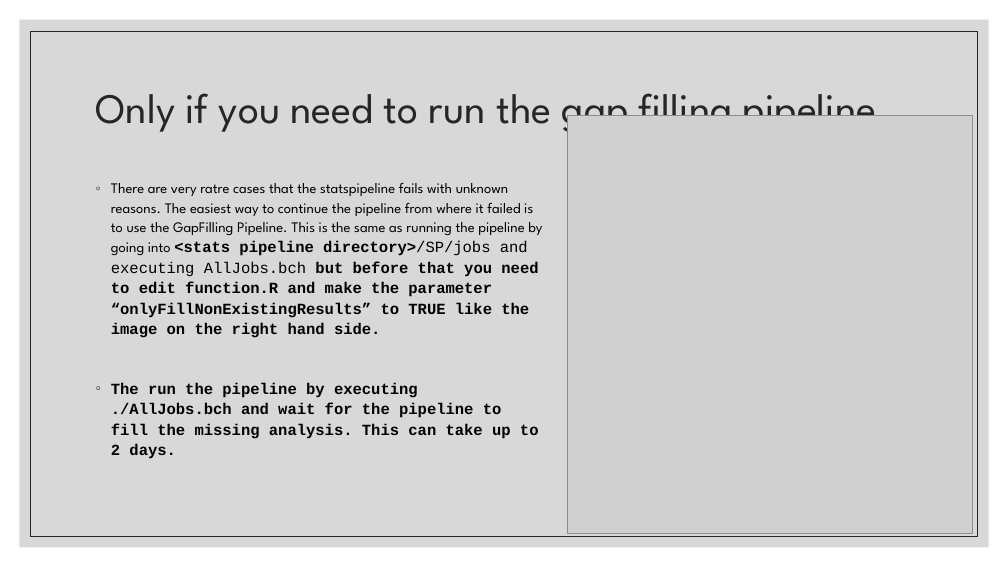
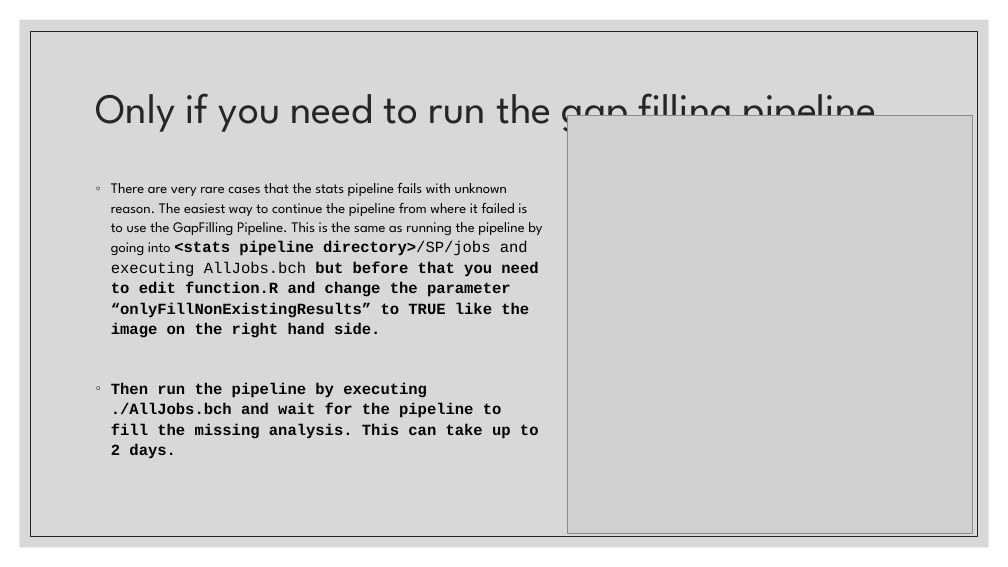
Before and after one commit to mpi2/impc_stats_pipeline, a slide deck: slide 7 of Slides/How to execute the IMPC statistical pipeline.pptx. Drawn at 1008x567 pixels with LibreOffice and Linux fonts; fonts in the diff are those of the drawing; grey boxes stand for pictures. Boxes give left, top, right and bottom in pixels: in the first picture for what was removed or moved away, otherwise in the second. Text is boxed around its words. In the diff, an @@ line names an element or a change of style, - is before the commit and + after.

```diff
--- a/Slides/How to execute the IMPC statistical pipeline.pptx
+++ b/Slides/How to execute the IMPC statistical pipeline.pptx
@@ text at [111,183,542,459]: text changed @@
-◦ There are very ratre cases that the statspipeline fails with unknown reasons. The easiest way to continue the pipeline from where it failed is to use the GapFilling Pipeline. This is the same as running the pipeline by going into <stats pipeline directory>/SP/jobs and executing AllJobs.bch but before that you need to edit function.R and make the parameter “onlyFillNonExistingResults” to TRUE like the image on the right hand side.
-◦ The run the pipeline by executing ./AllJobs.bch and wait for the pipeline to fill the missing analysis. This can take up to 2 days.
+◦ There are very rare cases that the stats pipeline fails with unknown reason. The easiest way to continue the pipeline from where it failed is to use the GapFilling Pipeline. This is the same as running the pipeline by going into <stats pipeline directory>/SP/jobs and executing AllJobs.bch but before that you need to edit function.R and change the parameter “onlyFillNonExistingResults” to TRUE like the image on the right hand side.
+◦ Then run the pipeline by executing ./AllJobs.bch and wait for the pipeline to fill the missing analysis. This can take up to 2 days.
```
Also in this commit, not shown: 7 other slides changed, 2 slides added.
